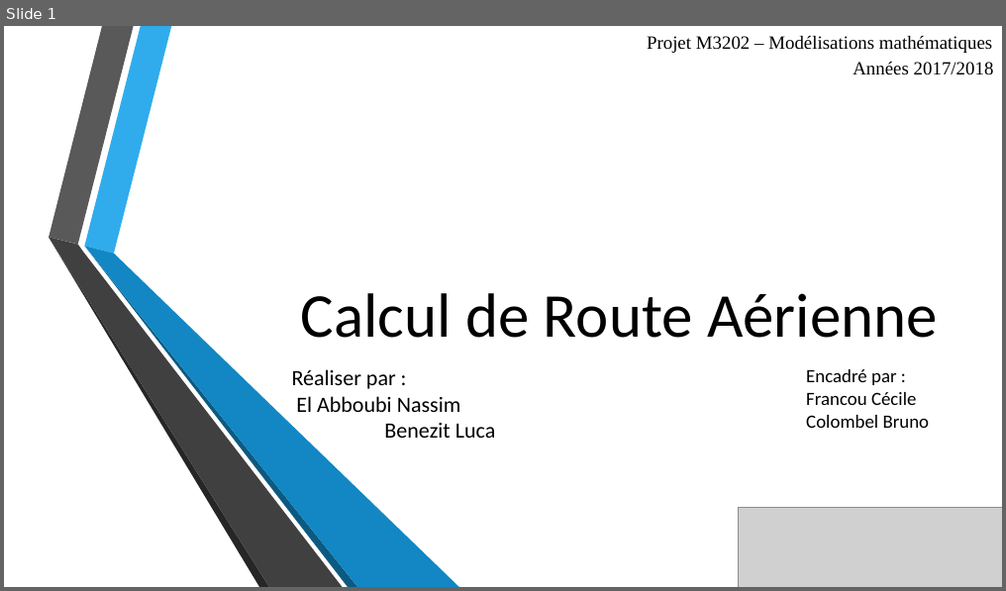
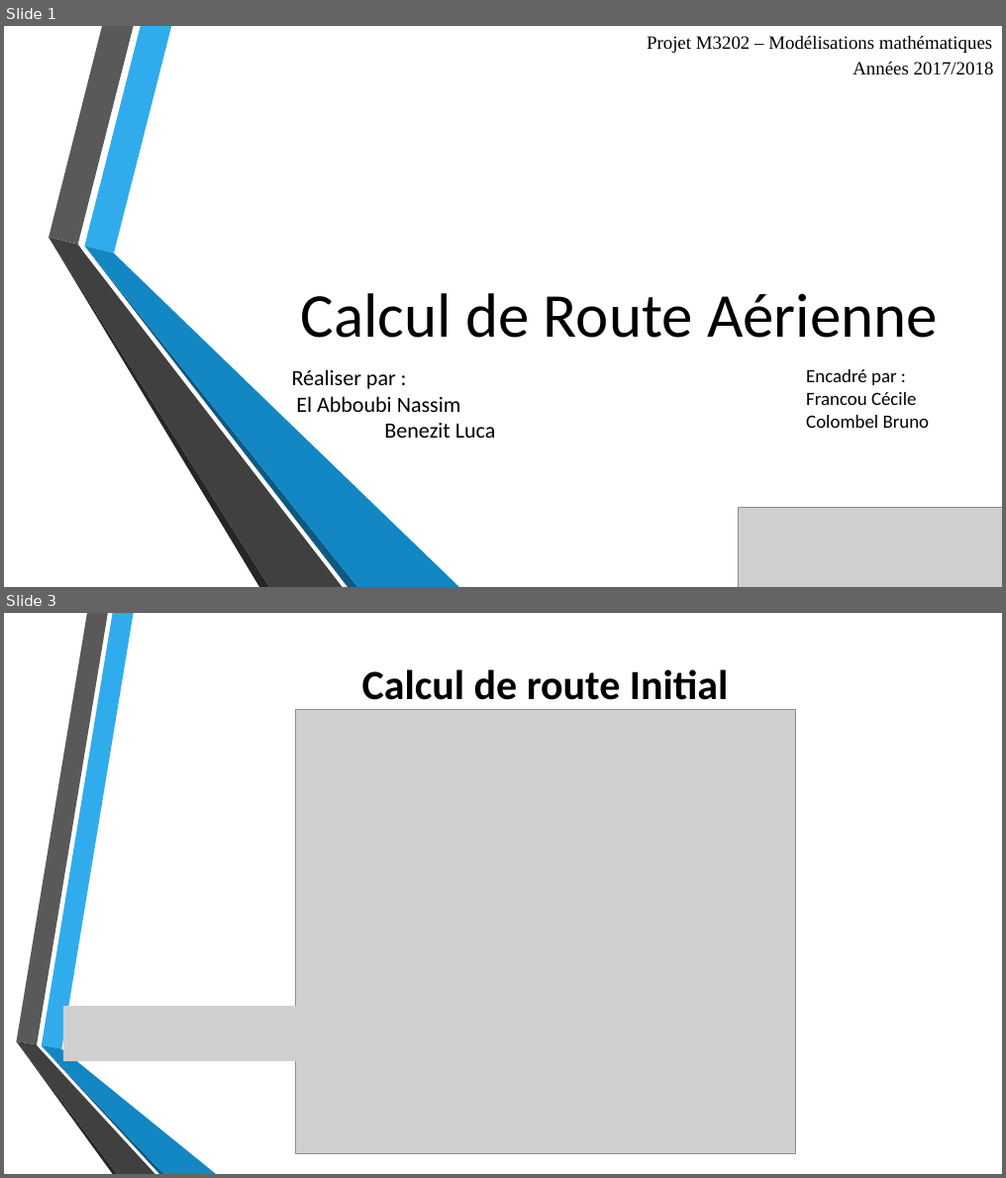
Before and after one commit to KingRid3r/RouteAerienne, a slide deck: CalculdeRouteAérienne.pptx. Shown one above the other, each under a label of ours: slide 1 before the commit, slides 1 and 3 after it; the slides between them are not shown. The pictures are 1006x591 and 1006x1178 pixels, drawn with LibreOffice and Linux fonts; fonts in the diff are those of the drawing; grey boxes stand for pictures; background and template pictures are left out. Boxes give left, top, right and bottom in pixels: in the first picture for what was removed or moved away, otherwise in the second. Text is boxed around its words. In the diff, an @@ line names an element or a change of style, - is before the commit and + after.

```diff
--- a/CalculdeRouteAérienne.pptx
+++ b/CalculdeRouteAérienne.pptx
@@ slide 3 added at [4,613,1002,1174], background picture (left out) @@
@@ title added at [362,669,729,710], 40 pt, text #000000, bold @@
+Calcul de route Initial
@@ picture added at [295,710,796,1155] @@
@@ picture added at [63,1006,303,1061] @@
@@ group added at [16,613,216,1174]: 6 freeform shapes @@
```
Also in this commit, not shown: 2 other slides added.
